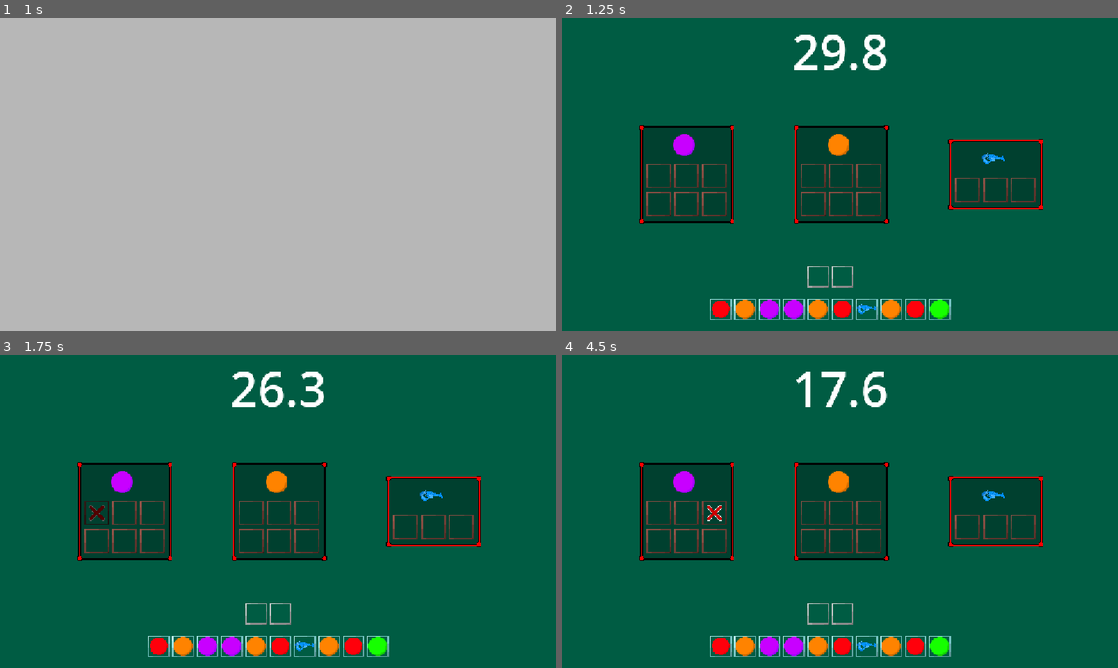
Above: before the commit, frames 1-4 (two rows, left to right).
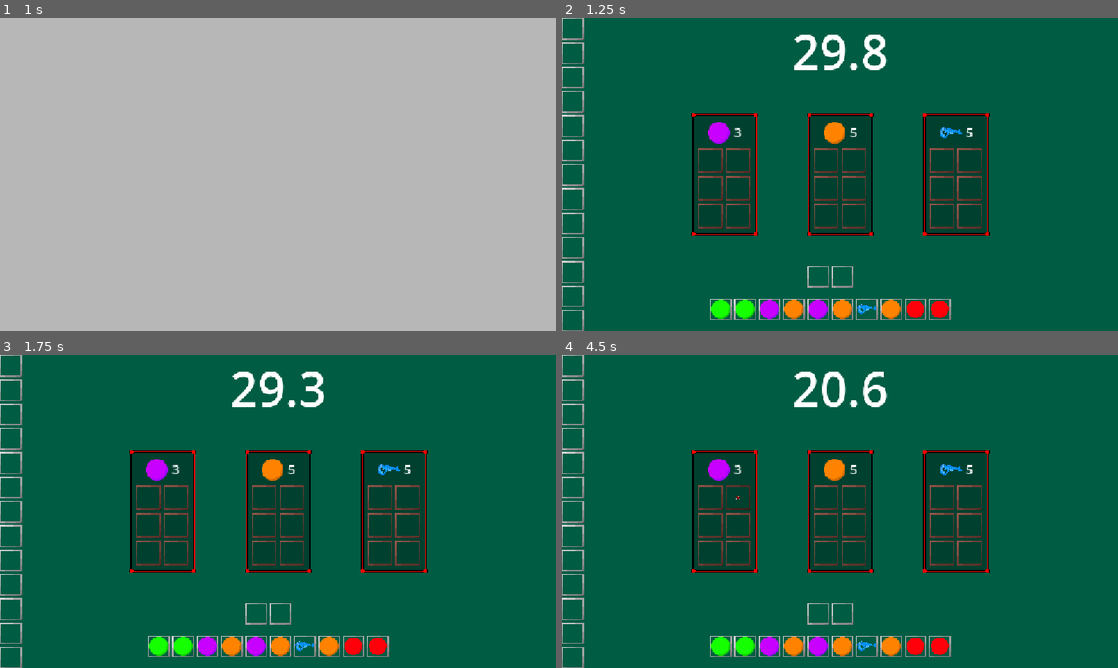
Above: after the commit, the same moments.

Repository: TobiHudi/Liberio
Game: Godot game, scene res://scenes/levels/main_menu.tscn
The game is run twice, just before and just after one commit, with the same random seed, the same clock (stepped at 60 frames per second) and the same inputs.
Inputs (mouse positions are in pixels of both pictures, inside the frame that each line leads up to):
- Up to frame 1 (1 s): click "Start" at 0.5 s
- Up to frame 2 (1.25 s): no input
- Up to frame 3 (1.75 s): click (94, 511) at 1.27 s
- Up to frame 4 (4.5 s): click (712, 498) at 2.02 s; click (684, 511) at 2.77 s; click (739, 498) at 3.52 s; click (712, 511) at 4.27 s

Frame 1 is identical in both runs. In frame 2, 18% of the frame differs, in the area x 0-87%, y 0-100%; in frame 3, 18%; in frame 4, 19%.

Commit message:
Refractored item_randomizer
-Refractored ItemRandomizer (partially)

-Created timer in clear_shelf loop

-Adjusted main.tscn to test the game-loop.

Diff:
--- a/prototype-17082026/resources/scripts/game_logic/inventory_base.gd
+++ b/prototype-17082026/resources/scripts/game_logic/inventory_base.gd
@@ -4,7 +4,7 @@
 extends Control
 
 
-@export var inventory_slots : int = 5
+@export var inventory_slots : int
 @export var inventory_columns : int
 var path_to_textures = "res://assets/textures/products/"
 var fallback_texture = preload("res://assets/textures/products/fallback_texture.png")
--- a/prototype-17082026/resources/scripts/game_logic/item_randomizer.gd
+++ b/prototype-17082026/resources/scripts/game_logic/item_randomizer.gd
@@ -4,13 +4,13 @@
 var to_spawn : Array[String] = ResourceTable.ITEMS
 var center_container : CenterContainer = CenterContainer.new()
 func _ready() -> void:
+	super._ready()
+	set_up_inventory_location()
+	set_up_slot()
+
+func set_up_slot() -> void:
 	empty_slot_texture = load("res://assets/textures/products/inventory_slot.png")
 	fallback_texture =load("res://assets/textures/products/inventory_slot.png")
-	set_up_inventory_location()
-	super._ready()
-
-
-
 	can_replace_item_slot = false
 	can_place_item_in_slot = false
 	for slot in slot_container.get_children():
@@ -19,32 +19,33 @@
 			var progress_bar : ProgressBar = ProgressBar.new()
 			slot.add_child(progress_bar)
 			slot.add_child(timer)
-			add_properties(timer, progress_bar)
+			var new_style_fill = progress_bar.get_theme_stylebox("fill").duplicate()
+			var new_style_bg = progress_bar.get_theme_stylebox("background").duplicate()
+
+			new_style_fill.corner_radius_top_left = 0
+			new_style_fill.corner_radius_top_right = 0
+			new_style_fill.corner_radius_bottom_left = 0
+			new_style_fill.corner_radius_bottom_right = 0
+			new_style_fill.bg_color = Color(1, 1, 1, 1)
+			new_style_bg.bg_color = Color(0, 0, 0, 0)
+
+			progress_bar.add_theme_stylebox_override("fill", new_style_fill)
+			progress_bar.add_theme_stylebox_override("background", new_style_bg)
+			progress_bar.set_fill_mode(3)
+			progress_bar.set_anchors_and_offsets_preset(Control.PRESET_FULL_RECT)
+			progress_bar.show_percentage = false
+			progress_bar.set_mouse_filter(Control.MOUSE_FILTER_IGNORE)
+			progress_bar.max_value = respawn_time
+
+			timer.one_shot = true
+
 			slot.button_down.connect(spawn_new_item.bind(slot, timer, progress_bar))
 			slot.set_meta("item_id", to_spawn.pick_random())
 			update_slot(slot)
-
-
-func add_properties(timer : Timer, progress_bar : ProgressBar) -> void:
-	var new_style_fill = progress_bar.get_theme_stylebox("fill").duplicate()
-	var new_style_bg = progress_bar.get_theme_stylebox("background").duplicate()
-
-	new_style_fill.corner_radius_top_left = 0
-	new_style_fill.corner_radius_top_right = 0
-	new_style_fill.corner_radius_bottom_left = 0
-	new_style_fill.corner_radius_bottom_right = 0
-	new_style_fill.bg_color = Color(1, 1, 1, 1)
-	new_style_bg.bg_color = Color(0, 0, 0, 0)
-
-	progress_bar.add_theme_stylebox_override("fill", new_style_fill)
-	progress_bar.add_theme_stylebox_override("background", new_style_bg)
-	progress_bar.set_fill_mode(3)
-	progress_bar.set_anchors_and_offsets_preset(Control.PRESET_FULL_RECT)
-	progress_bar.show_percentage = false
-	progress_bar.set_mouse_filter(Control.MOUSE_FILTER_IGNORE)
-	progress_bar.max_value = respawn_time
-
-	timer.one_shot = true
+func set_up_inventory_location() -> void:
+	center_container.use_top_left = true
+	await get_tree().process_frame
+	center_container.set_position(Vector2(0, -slot_container.size.y))
 
 func spawn_new_item(slot : TextureButton, timer : Timer, progress_bar : ProgressBar) -> void:
 	if !timer.is_stopped():
@@ -66,11 +67,6 @@
 		update_slot_ui(slot)
 		tween_animation(slot, AnimationState.OUT)
 
-func set_up_inventory_location() -> void:
-	center_container.use_top_left = true
-	await get_tree().process_frame
-	center_container.set_position(Vector2(0, -slot_container.size.y))
-
-func add_container() -> void:
+func add_container() -> void:    #Überschreibt vorhandene Funktion vom InventoryBase
 	add_child(center_container)
 	center_container.add_child(slot_container)
--- a/prototype-17082026/resources/scripts/game_objects/shelf.gd
+++ b/prototype-17082026/resources/scripts/game_objects/shelf.gd
@@ -3,7 +3,7 @@
 @export var bonus_time : float
 @export var penalty_time : float
 @export var clear_shelf_time : float
-@export var clear_shelf_loop_time : float
+@export var clear_slot_time : float
 @export var timer_and_item_container : Container
 
 var allowed_item : String
@@ -16,9 +16,7 @@
 	empty_slot_texture = load("res://assets/textures/products/shelf_slot.png")
 	fallback_texture =load("res://assets/textures/products/shelf_slot.png")
 	super._ready()
-
-	slot_container.columns = 3
-
+	label.text = str("%.0f" % clear_shelf_time)
 	can_replace_item_slot = false
 	can_take_item_out_of_slot = false
 
@@ -57,11 +55,10 @@
 		#Startet den Timer für das Zurücksetzen des Regals
 		timer.start(clear_shelf_time)
 		await timer.timeout
-
 		randomize_shelf()
 
 		#Setzt den Label Text + Entfernt den Pulse Effekt.
-		label.text = ""
+		label.text = str("%.0f" % clear_shelf_time)
 		tweeny_pulse.kill()
 		slot_container.modulate = Color(1, 1, 1, 1)
 		#Sucht Alle vorhandenen Slots.
@@ -70,14 +67,11 @@
 
 				tween_animation(shelf_slot, AnimationState.IN)
 				await EventBus.animation_finished
-
 				shelf_slot.set_meta("item_id", "")
 				update_slot(shelf_slot)
+				tween_animation(shelf_slot, AnimationState.OUT)
 
-				tween_animation(shelf_slot, AnimationState.OUT)
-				#Hier eventuell Timer als await funktion kreieren
-				printerr("SHELF NICHT VERGESSEN")
-
+				await get_tree().create_timer(clear_slot_time).timeout
 		EventBus.game_timer_update.emit(bonus_time)
 		print_debug("ALLE SLOTS BEFÜLLT :D")
 
--- a/prototype-17082026/scenes/game_logic/item_randomizer.tscn
+++ b/prototype-17082026/scenes/game_logic/item_randomizer.tscn
@@ -4,6 +4,12 @@
 
 [node name="ItemRandomizer" type="Control" unique_id=70979117]
 layout_mode = 3
-anchors_preset = 0
+anchors_preset = 8
+anchor_left = 0.5
+anchor_top = 0.5
+anchor_right = 0.5
+anchor_bottom = 0.5
+grow_horizontal = 2
+grow_vertical = 2
 script = ExtResource("1_8hm4w")
 inventory_slots = 10
--- a/prototype-17082026/scenes/game_objects/shelf.tscn
+++ b/prototype-17082026/scenes/game_objects/shelf.tscn
@@ -14,10 +14,9 @@
 bonus_time = 10.0
 penalty_time = 3.0
 clear_shelf_time = 5.0
-clear_shelf_loop_time = 3.0
 timer_and_item_container = NodePath("CenterContainer/Panel/MarginContainer/VBoxContainer/TimerAndItemContainer")
 inventory_slots = 6
-inventory_columns = 3
+inventory_columns = 2
 
 [node name="CenterContainer" type="CenterContainer" parent="." unique_id=1334496777]
 layout_mode = 0
@@ -52,9 +51,4 @@
 
 [node name="TimerAndItemContainer" type="HBoxContainer" parent="CenterContainer/Panel/MarginContainer/VBoxContainer" unique_id=441384942]
 layout_mode = 2
-theme_override_constants/separation = 4
 alignment = 1
-
-[node name="GridContainer" type="GridContainer" parent="CenterContainer/Panel/MarginContainer/VBoxContainer" unique_id=1801501143]
-layout_mode = 2
-columns = 3
--- a/prototype-17082026/scenes/levels/main.tscn
+++ b/prototype-17082026/scenes/levels/main.tscn
@@ -22,15 +22,16 @@
 anchor_top = 0.5
 anchor_right = 0.5
 anchor_bottom = 0.5
-offset_left = -317.815
-offset_right = 82.18701
+offset_left = -150.0
+offset_right = 150.0
 grow_horizontal = 2
 grow_vertical = 2
 scale = Vector2(1.6, 1.6)
+pivot_offset = Vector2(150, 0)
 
 [node name="HBoxContainer" type="HBoxContainer" parent="CenterContainer" unique_id=906988776]
 layout_mode = 2
-theme_override_constants/separation = 200
+theme_override_constants/separation = 150
 
 [node name="Shelf" parent="CenterContainer/HBoxContainer" unique_id=1567865377 instance=ExtResource("1_2vj2h")]
 layout_mode = 2
@@ -38,20 +39,26 @@
 
 [node name="Shelf2" parent="CenterContainer/HBoxContainer" unique_id=1465600629 instance=ExtResource("1_2vj2h")]
 layout_mode = 2
-clear_shelf_time = 3.0
 
 [node name="Shelf3" parent="CenterContainer/HBoxContainer" unique_id=1479152891 instance=ExtResource("1_2vj2h")]
 layout_mode = 2
-clear_shelf_time = 3.0
-inventory_slots = 3
 
 [node name="Hand" parent="." unique_id=713864274 instance=ExtResource("3_y0acb")]
 layout_mode = 1
 path_to_textures = "res://assets/textures/products/"
 
 [node name="Inventory" parent="." unique_id=1592999086 instance=ExtResource("4_j4d2a")]
-visible = false
 layout_mode = 1
+anchors_preset = 0
+anchor_left = 0.0
+anchor_top = 0.0
+anchor_right = 0.0
+anchor_bottom = 0.0
+offset_top = 0.0
+offset_bottom = 0.0
+grow_horizontal = 1
+grow_vertical = 1
+inventory_slots = 13
 inventory_columns = 1
 
 [node name="Trashcan" parent="." unique_id=1680512811 instance=ExtResource("1_b6bv0")]
@@ -64,13 +71,10 @@
 [node name="ItemRandomizer" parent="." unique_id=70979117 instance=ExtResource("2_y0acb")]
 layout_mode = 1
 anchors_preset = 7
-anchor_left = 0.5
 anchor_top = 1.0
-anchor_right = 0.5
 anchor_bottom = 1.0
 offset_left = -20.0
 offset_right = 20.0
-grow_horizontal = 2
 grow_vertical = 0
 respawn_time = 2.0
 inventory_columns = 10
